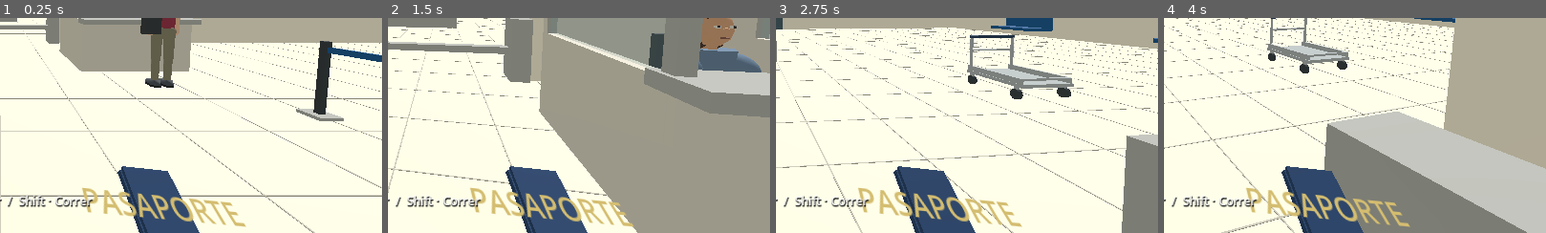
Above: before the commit, frames 1-4 (left to right).
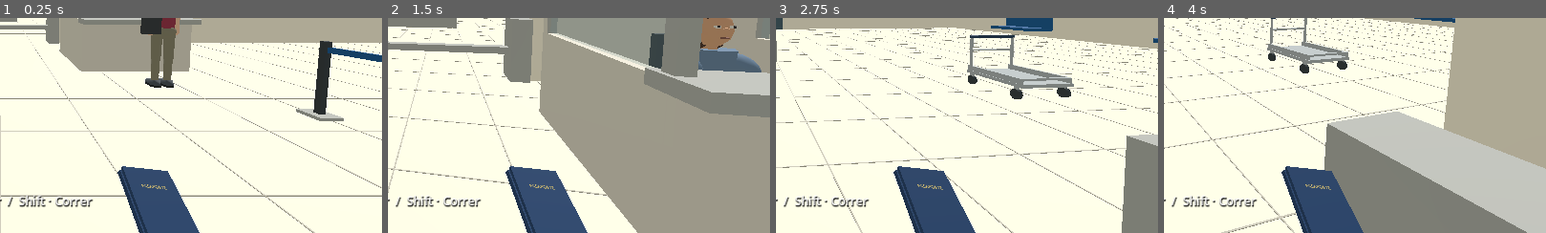
Above: after the commit, the same moments.

Repository: valdy247/mycity
Game: Godot game, scene res://airport.tscn
Same seed, same stepped clock (60 frames per second), same inputs: the game is played once before the commit and once after it.
Inputs (mouse positions are % of the whole screen's width and height, from its top left):
- Up to frame 1 (0.25 s): no input
- Up to frame 2 (1.5 s): tap Enter at 0.5 s; move the mouse to (55, 50) at 0.52 s; hold W from 0.53 s (still down); tap E at 0.6 s; click (55, 50) at 0.67 s; tap Space at 0.77 s; move the mouse to (45, 50) at 1.27 s; tap Shift at 1.35 s
- Up to frame 3 (2.75 s): keep holding W; tap Space at 1.52 s; move the mouse to (52, 48) at 2.02 s; tap B at 2.1 s
- Up to frame 4 (4 s): keep holding W; move the mouse to (49, 52) at 2.77 s; tap Q at 2.85 s; click (49, 52) at 2.92 s; tap Space at 3.02, 3.77 s; move the mouse to (57, 51) at 3.52 s; tap X at 3.6 s
The pictures show only the part of the screen within x 50-100%, y 50-100%; the shares and areas given below are measured in that part.

The runs differ from the first frame. In frame 1, 2.2% of the frame differs, in the area x 21-65%, y 77-98%; in frame 2, 2.2%; in frame 3, 2.2%; in frame 4, 2.2%.

Commit message:
Fit passport cover lettering inside physical document boundaries

Diff:
--- a/game/airport.gd
+++ b/game/airport.gd
@@ -572,7 +572,12 @@
 	_box(passport,Vector3.ZERO,Vector3(.105,.012,.15),Color("#213d66"))
 	_box(passport,Vector3(0,.008,0),Vector3(.094,.008,.135),Color("#d9d1b7"))
 	_box(passport,Vector3(0,.015,0),Vector3(.105,.008,.15),Color("#213d66"))
-	_label3(passport,"PASAPORTE",Vector3(0,.021,0),.0012,Color("#d4bd70")).rotation.x = -PI*.5
+	# Fit the gold lettering within the 10.5 cm wide passport cover.
+	var cover_title := _label3(passport,"PASAPORTE",Vector3(0,.0205,-.037),.00040,Color("#d4bd70"))
+	cover_title.font_size = 24
+	cover_title.rotation.x = -PI*.5
+	cover_title.billboard = BaseMaterial3D.BILLBOARD_DISABLED
+	cover_title.fixed_size = false
 	cart = Node3D.new()
 	add_child(cart)
 	cart.position = progress.cart_position
